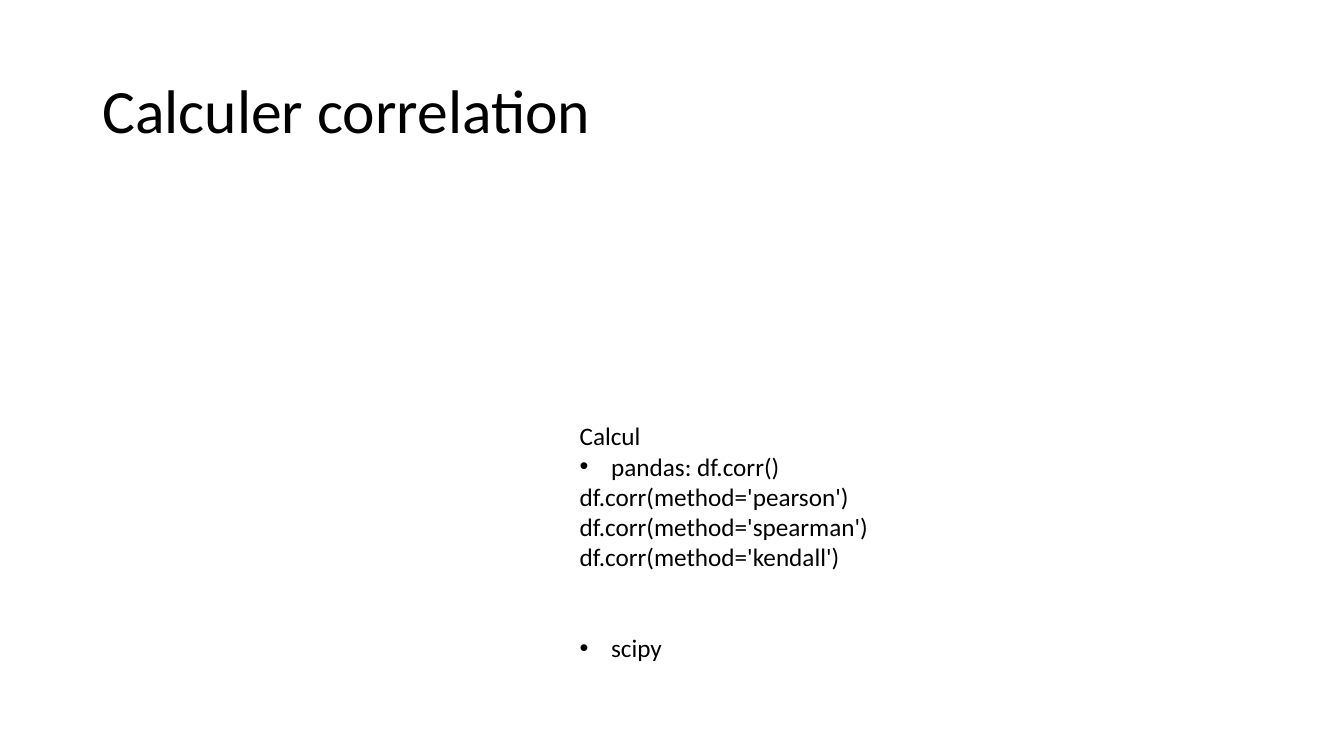
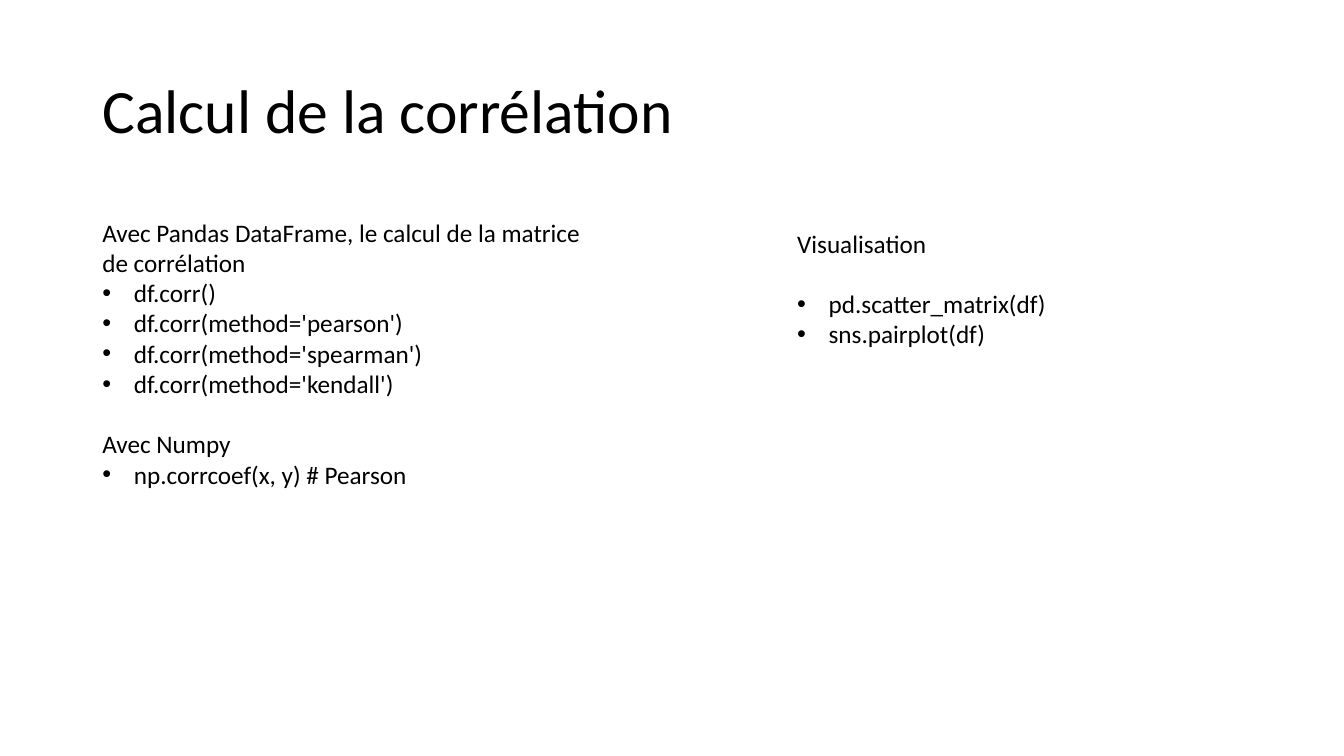
Before and after one commit to alexisperrier/XEmines_DataScience_2020, a slide deck: slide 7 of slides/XEM20_S1D3.pptx (slide 6 before the commit). Drawn at 1344x756 pixels with LibreOffice and Linux fonts; fonts in the diff are those of the drawing. Boxes give left, top, right and bottom in pixels: in the first picture for what was removed or moved away, otherwise in the second. Text is boxed around its words. In the diff, an @@ line names an element or a change of style, - is before the commit and + after.

```diff
--- a/slides/XEM20_S1D3.pptx
+++ b/slides/XEM20_S1D3.pptx
@@ title at (x1=102, y1=90, x2=673, y2=134): text changed @@
-Calculer correlation
+Calcul de la corrélation
@@ text "Avec Pandas DataFrame, le calcul ..." moved from (x1=580, y1=427, x2=868, y2=661) to (x1=102, y1=224, x2=580, y2=488) @@
@@ text at (x1=102, y1=224, x2=580, y2=306): text changed @@
-Calcul
-• pandas: df.corr()
+Avec Pandas DataFrame, le calcul de la matrice de corrélation
+• df.corr()
@@ text added at (x1=797, y1=235, x2=1046, y2=347), 18 pt, text #000000 @@
+Visualisation
+• pd.scatter_matrix(df)
+• sns.pairplot(df)
@@ text at (x1=134, y1=313, x2=422, y2=397): bullet none to • @@
@@ text at (x1=102, y1=436, x2=407, y2=488): text changed @@
-• scipy
+Avec Numpy
+• np.corrcoef(x, y) # Pearson
```
Also in this commit, not shown: 8 other slides changed, 36 slides added, 6 slides removed, 11 other files.
